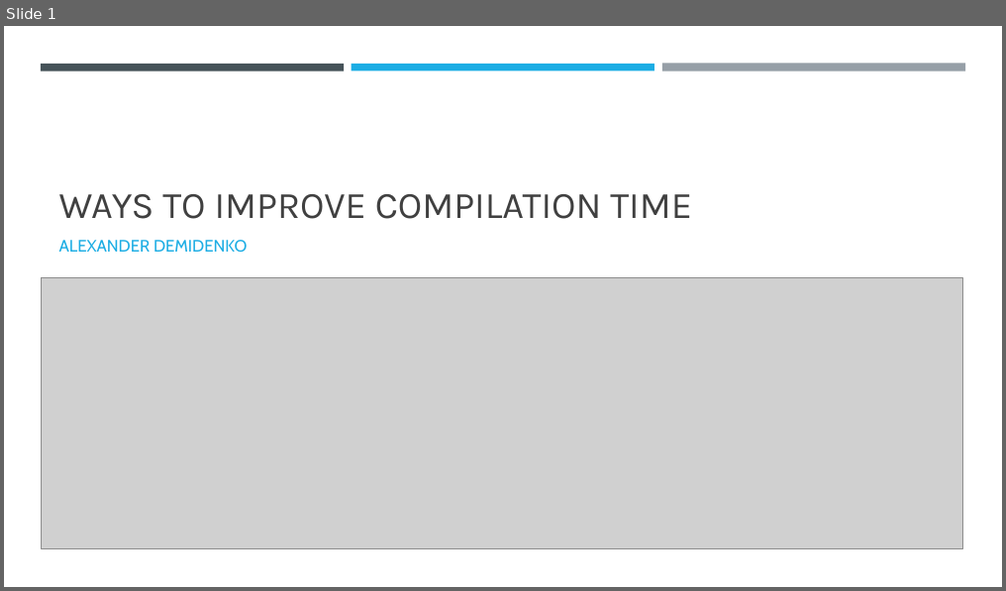
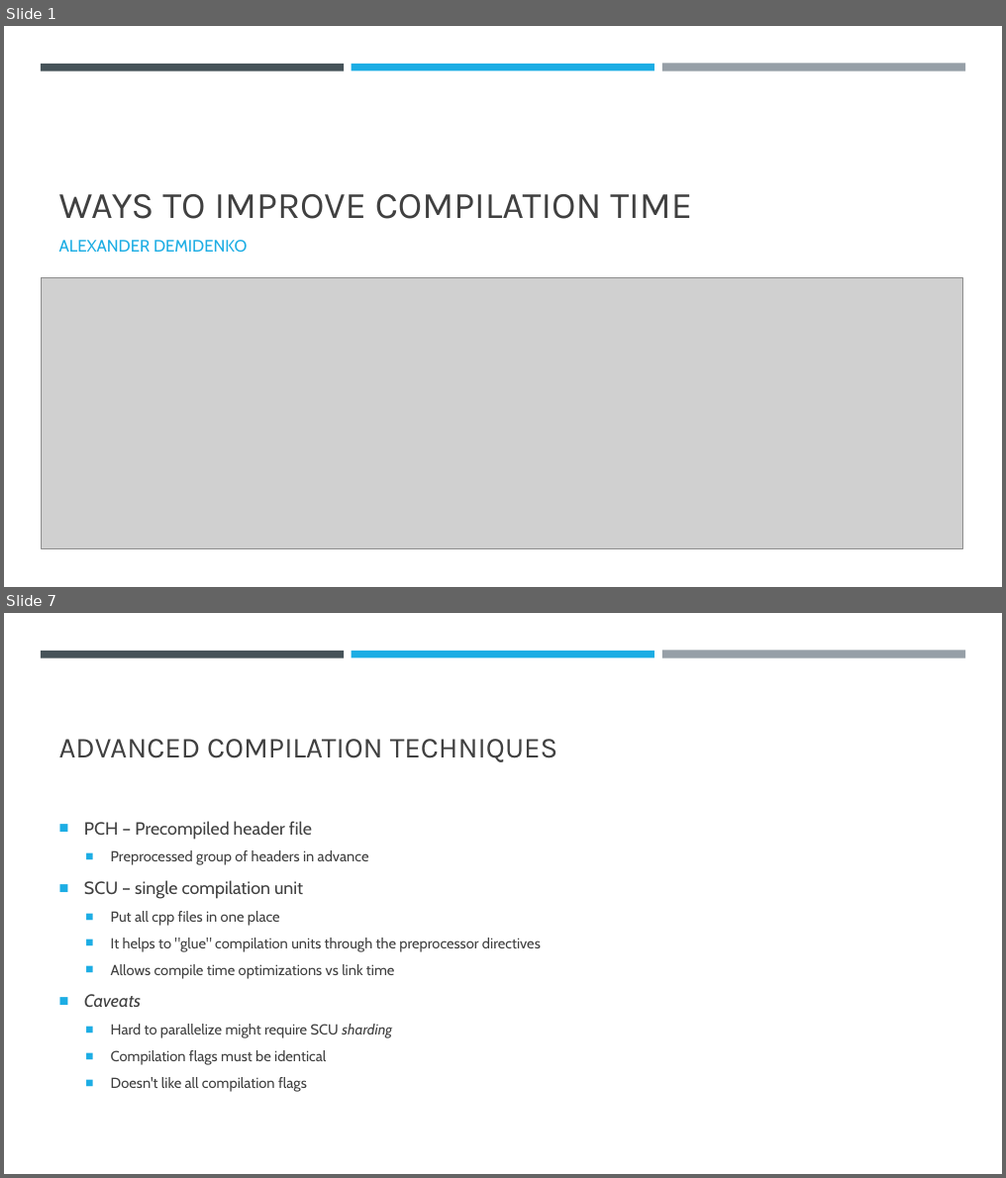
Before and after one commit to xseven/presentations, a slide deck: speed-and-refactor/Ways-to-improve-Compilation-time.pptx. Shown one above the other, each under a label of ours: slide 1 before the commit, slides 1 and 7 after it; the slides between them are not shown. The pictures are 1006x591 and 1006x1178 pixels, drawn with LibreOffice and Linux fonts; fonts in the diff are those of the drawing; grey boxes stand for pictures. Boxes give left, top, right and bottom in pixels: in the first picture for what was removed or moved away, otherwise in the second. Text is boxed around its words. In the diff, an @@ line names an element or a change of style, - is before the commit and + after.

```diff
--- a/speed-and-refactor/Ways-to-improve-Compilation-time.pptx
+++ b/speed-and-refactor/Ways-to-improve-Compilation-time.pptx
@@ slide 7 added at <box>4,613,1002,1174</box>, background #FFFFFF @@
@@ rectangle added at <box>41,651,344,658</box>, fill #465359 @@
@@ rectangle added at <box>351,651,654,658</box>, fill #1CADE4 @@
@@ rectangle added at <box>662,651,965,659</box>, fill #969FA7 @@
@@ title added at <box>59,739,558,762</box>, 28 pt, text #404040 @@
+ADVANCED COMPILATION TECHNIQUES
@@ text added at <box>84,821,541,1092</box>, 14 pt, text #404040 @@
+■ PCH – Precompiled header file
+  ■ Preprocessed group of headers in advance
+■ SCU – single compilation unit
+  ■ Put all cpp files in one place
+  ■ It helps to "glue" compilation units through the preprocessor directives
+  ■ Allows compile time optimizations vs link time
+■ Caveats
+  ■ Hard to parallelize might require SCU sharding
+  ■ Compilation flags must be identical
+  ■ Doesn't like all compilation flags
```
Also in this commit, not shown: 4 slides changed, 5 other slides added.
